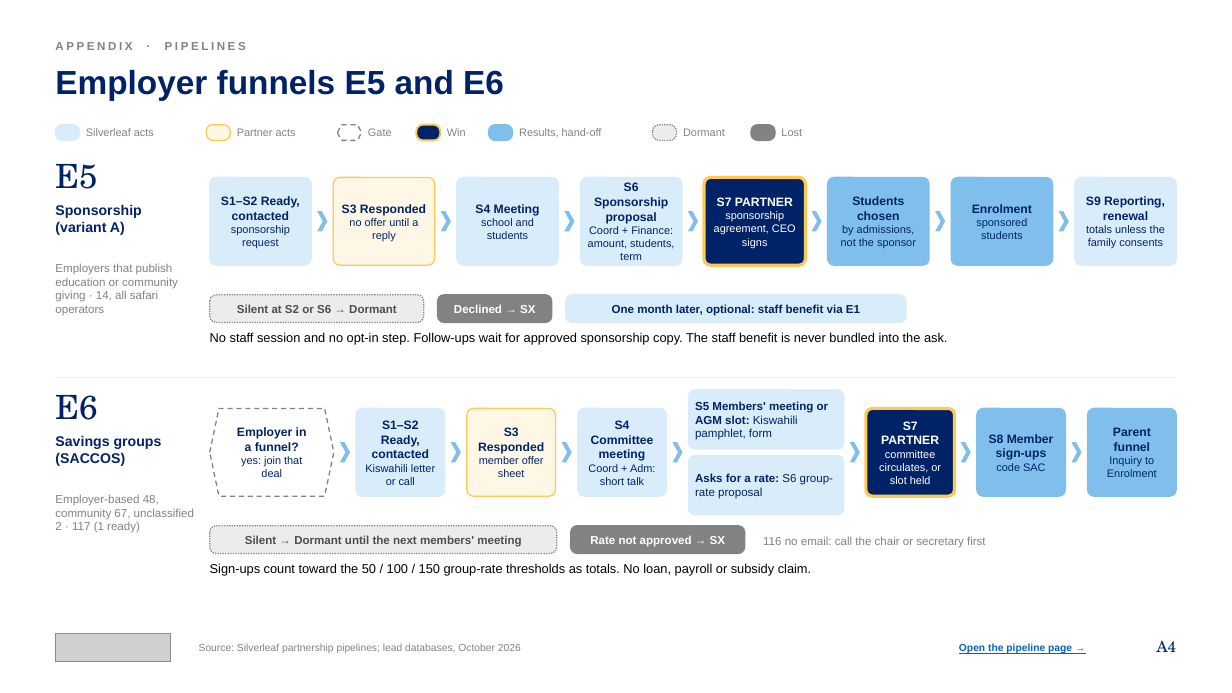
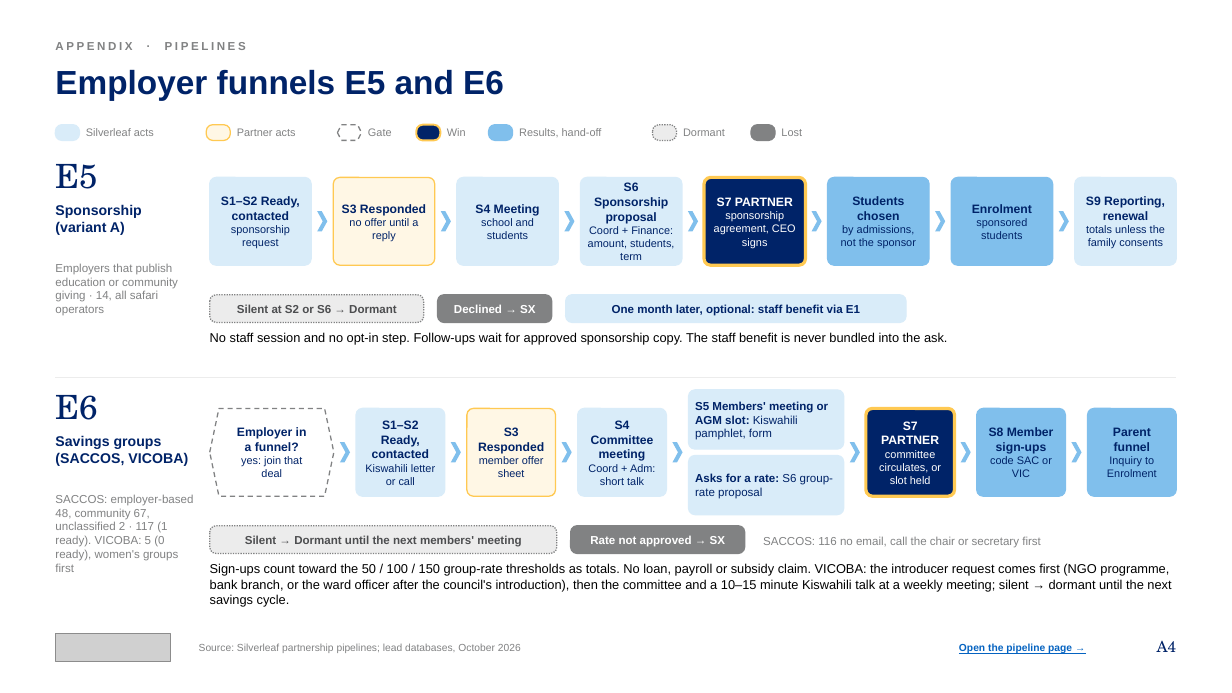
Before and after one commit to Nehemia-joh/Agenticmarketing, a slide deck: slide 26 of outputs/presentations/Silverleaf_Lead_Generation_Strategy_2026-10-12.pptx. Drawn at 1232x693 pixels with LibreOffice and Linux fonts; fonts in the diff are those of the drawing; grey boxes stand for pictures. Boxes give left, top, right and bottom in pixels: in the first picture for what was removed or moved away, otherwise in the second. Text is boxed around its words. In the diff, an @@ line names an element or a change of style, - is before the commit and + after.

```diff
--- a/outputs/presentations/Silverleaf_Lead_Generation_Strategy_2026-10-12.pptx
+++ b/outputs/presentations/Silverleaf_Lead_Generation_Strategy_2026-10-12.pptx
@@ text at box(55, 435, 188, 466): text changed @@
-Savings groups (SACCOS)
+Savings groups (SACCOS, VICOBA)
@@ text in rounded rectangle at box(990, 456, 1052, 477): text changed @@
-code SAC
+code SAC or VIC
@@ text at box(55, 495, 194, 572): text changed @@
-Employer-based 48, community 67, unclassified 2 · 117 (1 ready)
+SACCOS: employer-based 48, community 67, unclassified 2 · 117 (1 ready). VICOBA: 5 (0 ready), women's groups first
@@ text at box(763, 536, 1041, 548): text changed @@
-116 no email: call the chair or secretary first
+SACCOS: 116 no email, call the chair or secretary first
@@ text at box(210, 563, 1171, 607): text changed @@
-Sign-ups count toward the 50 / 100 / 150 group-rate thresholds as totals. No loan, payroll or subsidy claim.
+Sign-ups count toward the 50 / 100 / 150 group-rate thresholds as totals. No loan, payroll or subsidy claim. VICOBA: the introducer request comes first (NGO programme, bank branch, or the ward officer after the council's introduction), then the committee and a 10–15 minute Kiswahili talk at a weekly meeting; silent → dormant until the next savings cycle.
```
Also in this commit, not shown: 4 other slides changed, 2 other files.
